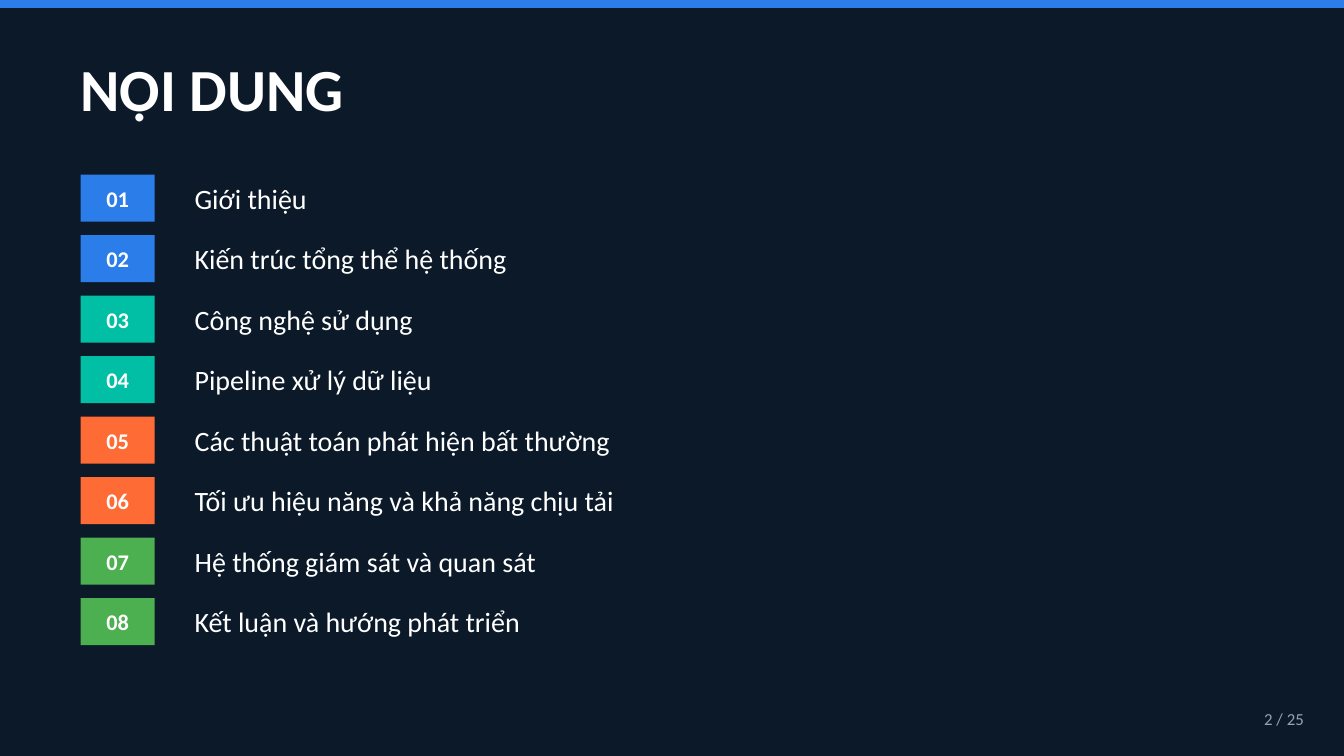
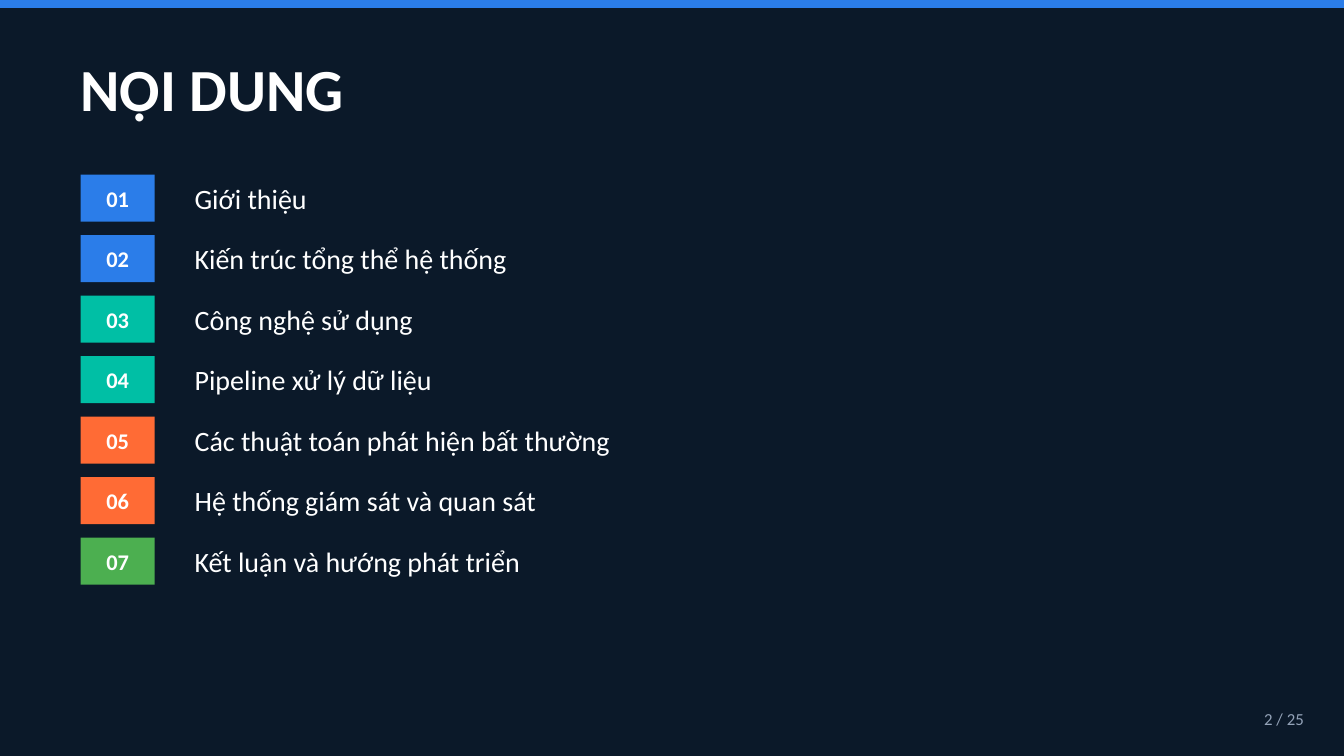
Before and after one commit to tienlamict/log-analytics-and-anomaly-detection, a slide deck: slide 2 of docs/presentation.pptx. Drawn at 1344x756 pixels with LibreOffice and Linux fonts; fonts in the diff are those of the drawing. Boxes give left, top, right and bottom in pixels: in the first picture for what was removed or moved away, otherwise in the second. Text is boxed around its words. In the diff, an @@ line names an element or a change of style, - is before the commit and + after.

```diff
--- a/docs/presentation.pptx
+++ b/docs/presentation.pptx
@@ text "Hệ thống giám sát và ...": place and size @@
-text "Hệ thống giám sát và ..." at box(195, 551, 535, 577)
+text "Hệ thống giám sát và ..." at box(195, 490, 535, 516)
@@ text removed at box(195, 490, 614, 516) @@
-Tối ưu hiệu năng và khả năng chịu tải
@@ text "Kết luận và hướng phát ...": place and size @@
-text "Kết luận và hướng phát ..." at box(195, 610, 520, 637)
+text "Kết luận và hướng phát ..." at box(195, 550, 520, 577)
@@ rectangle removed at box(81, 598, 155, 645) @@
@@ text removed at box(106, 614, 129, 630) @@
-08
```
Also in this commit, not shown: 13 other slides changed.
